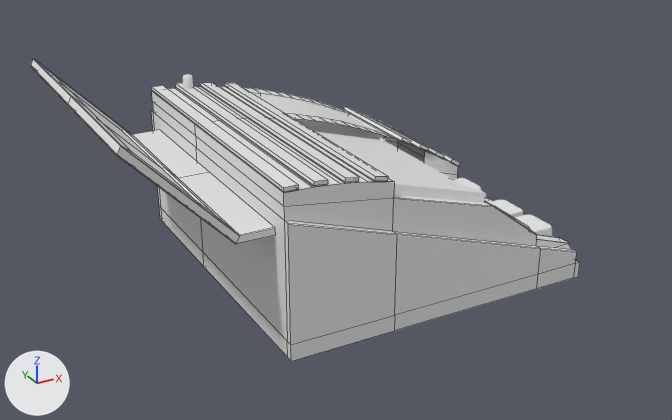
What one commit did to the FBX model The Outer Frame/Assets/Models/wireophone-model.fbx.
Rendered twice from a 50 mm lens placed at (-0.323, -0.559, 0.311), pointed at (-0.042, -0.049, 0.056). Lighting does not change. The marker at lower left points along +X, +Y and +Z. Mesh edges are drawn as thin lines on the coarser meshes. Where no turn or scale is listed for an object, it has been applied to the vertices. Vertices at the same position are counted once.

The first picture shows 'cassette cover', 'wire numpad cover A', 'wire rack', 'wire tray', 'wireophone'.
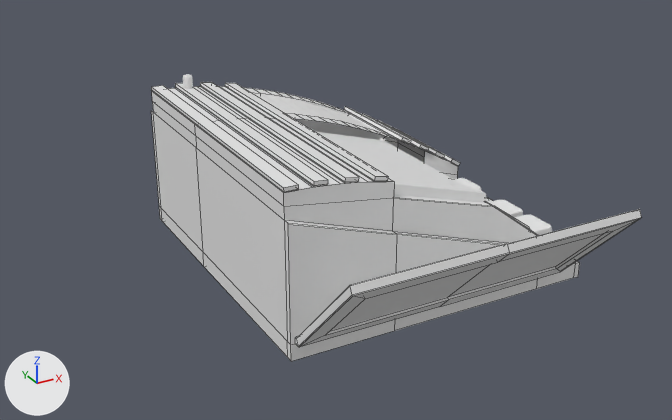
What differs and where, as boxes [x1, y1, x2, y2] in the pictures (672 x 420 px):
'wire tray', reshaped, moved (42% wider, 25% shorter)
    before: [31, 59, 275, 244]
    after: [295, 209, 641, 347]

Diff of the bpy script that builds the scene:
```diff
--- a/The Outer Frame/Assets/Models/wireophone-model.fbx.py
+++ b/The Outer Frame/Assets/Models/wireophone-model.fbx.py
@@ me_cube_033 @@
 # used by ob_wire_tray; location = (0.0, 0.0, 0.0)
-me_cube_033.from_pydata(...)  # 56 vertices, 50 faces; spans x -0.203..-0.115, y -0.107..0.098, z 0.077..0.147
+me_cube_033.from_pydata(...)  # 56 vertices, 50 faces; spans x -0.102..0.102, y -0.068..0.0, z -0.003..0.068
+# me_cube_033 part 1: 56 of 56 vertices moved; they spanned x -0.203..-0.115, y -0.107..0.098, z 0.077..0.147 and now span x -0.102..0.102, y -0.068..0.0, z -0.003..0.068; mean shift (0.161, -0.025, -0.079); largest move (-0.203, -0.107, 0.143) -> (0.102, -0.068, 0.064)
 me_cube_033.materials.append(mat_telephone_mat)
@@ ob_wire_tray @@
 ob_wire_tray = bpy.data.objects.new('wire tray', me_cube_033)
-ob_wire_tray.location = (0.0, 0.0, 0.0)
+ob_wire_tray.location = (-0.0095, -0.1245, 0.0137)
```
